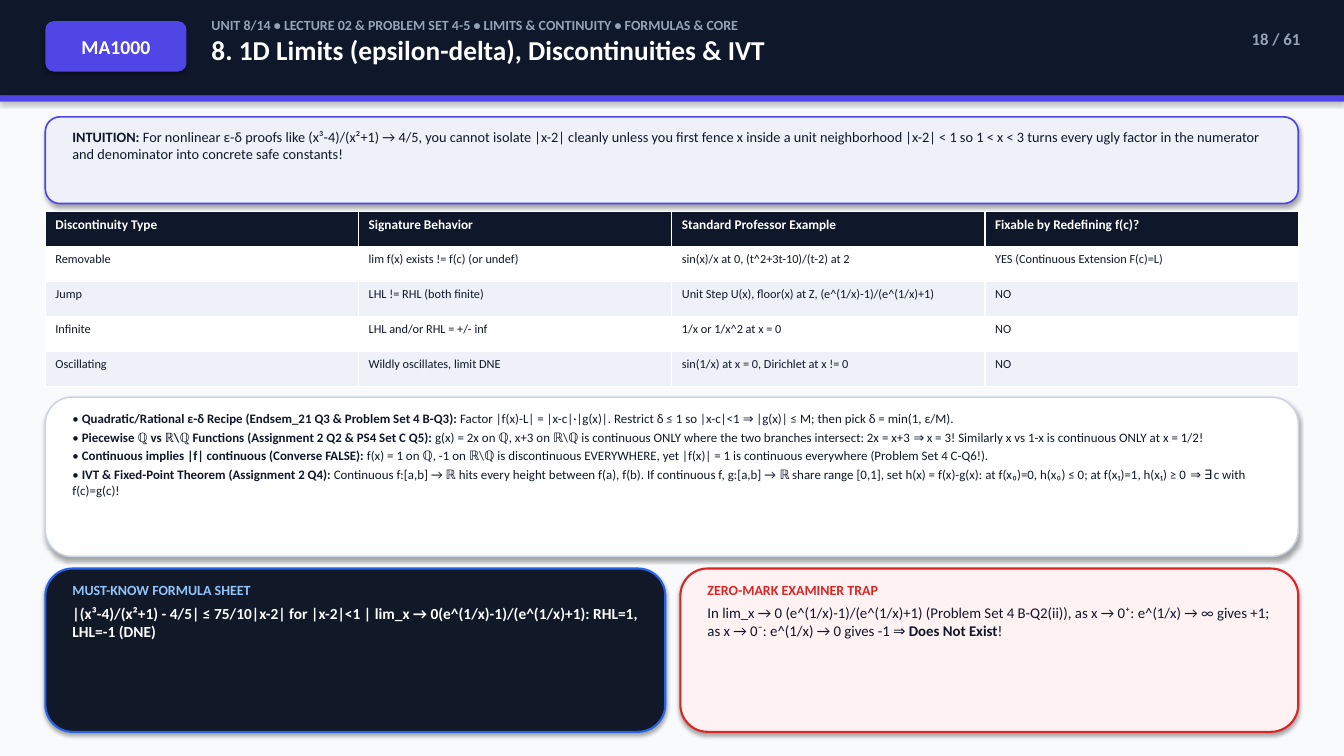
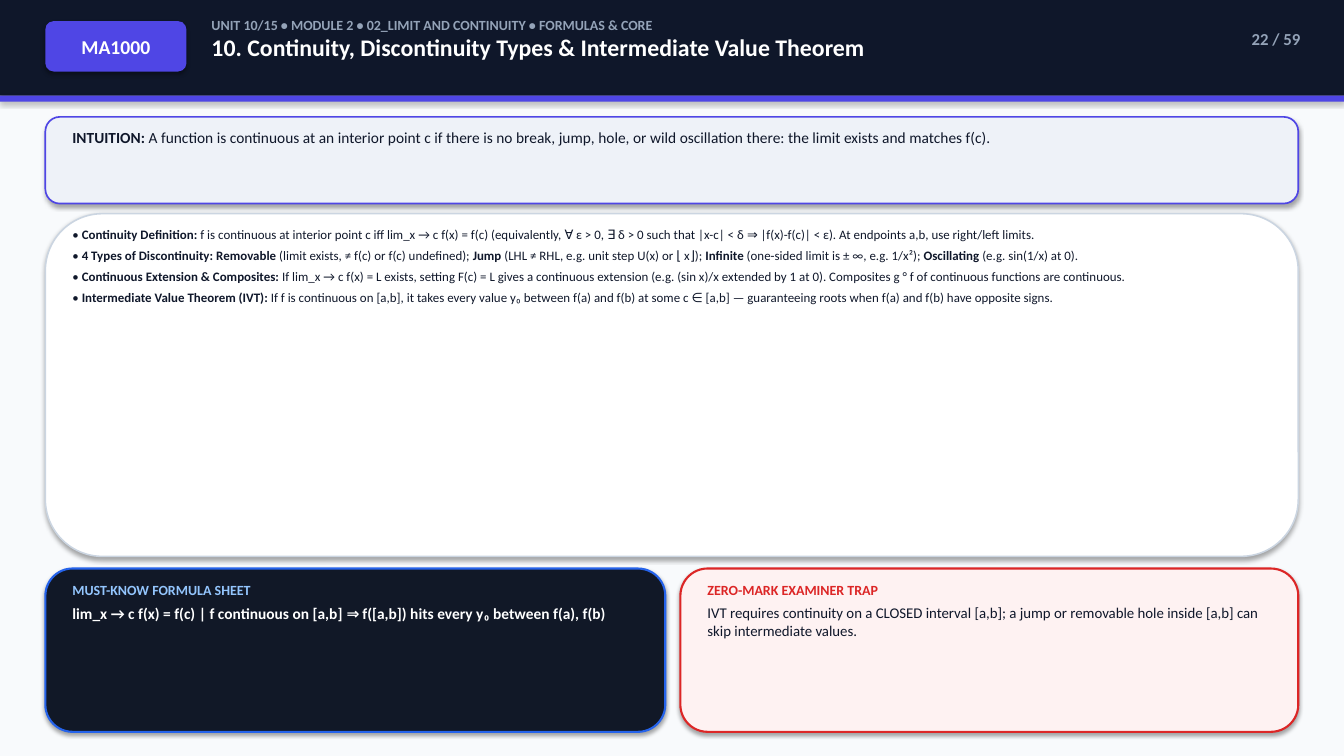
Before and after one commit to Sachitt-AV-08/iiitdm-sem1-study-hub, a slide deck: slide 22 of decks/MA1000_Calculus_Exam_Deck.pptx (slide 18 before the commit). Drawn at 1344x756 pixels with LibreOffice and Linux fonts; fonts in the diff are those of the drawing. Boxes give left, top, right and bottom in pixels: in the first picture for what was removed or moved away, otherwise in the second. Text is boxed around its words. In the diff, an @@ line names an element or a change of style, - is before the commit and + after.

```diff
--- a/decks/MA1000_Calculus_Exam_Deck.pptx
+++ b/decks/MA1000_Calculus_Exam_Deck.pptx
@@ text at box(211, 20, 864, 60): text changed; size 10 to 17 pt; text colour #94A3B8 to #FFFFFF @@
-UNIT 8/14 • LECTURE 02 & PROBLEM SET 4-5 • LIMITS & CONTINUITY • FORMULAS & CORE
-8. 1D Limits (epsilon-delta), Discontinuities & IVT
+UNIT 10/15 • MODULE 2 • 02_LIMIT AND CONTINUITY • FORMULAS & CORE
+10. Continuity, Discontinuity Types & Intermediate Value Theorem
@@ text at box(1252, 34, 1300, 45): text changed @@
-18 / 61
+22 / 59
@@ text at box(72, 132, 990, 146): text changed; size 10.2 to 11 pt @@
-INTUITION: For nonlinear ε-δ proofs like (x³-4)/(x²+1) → 4/5, you cannot isolate |x-2| cleanly unless you first fence x inside a unit neighborhood |x-2| < 1 so 1 < x < 3 turns every ugly factor in the numerator and denominator into concrete safe constants!
+INTUITION: A function is continuous at an interior point c if there is no break, jump, hole, or wild oscillation there: the limit exists and matches f(c).
@@ rounded rectangle: place and size @@
-rounded rectangle at box(45, 397, 1299, 557)
+rounded rectangle at box(45, 214, 1299, 557)
@@ table removed at box(45, 212, 1300, 387), 5 rows, 4 columns @@
-Discontinuity Type | Signature Behavior | Standard Professor Example | Fixable by Redefining f(c)?
-Removable | lim f(x) exists != f(c) (or undef) | sin(x)/x at 0, (t^2+3t-10)/(t-2) at 2 | YES (Continuous Extension F(c)=L)
-Jump | LHL != RHL (both finite) | Unit Step U(x), floor(x) at Z, (e^(1/x)-1)/(e^(1/x)+1) | NO
-Infinite | LHL and/or RHL = +/- inf | 1/x or 1/x^2 at x = 0 | NO
-Oscillating | Wildly oscillates, limit DNE | sin(1/x) at x = 0, Dirichlet at x != 0 | NO
@@ text added at box(82, 229, 1125, 305), 9.2 pt, text #0F172A @@
+• Continuity Definition: f is continuous at interior point c iff lim_x → c f(x) = f(c) (equivalently, ∀ ε > 0, ∃ δ > 0 such that |x-c| < δ ⇒ |f(x)-f(c)| < ε). At endpoints a,b, use right/left limits.
+• 4 Types of Discontinuity: Removable (limit exists, ≠ f(c) or f(c) undefined); Jump (LHL ≠ RHL, e.g. unit step U(x) or ⌊ x⌋); Infinite (one-sided limit is ± ∞, e.g. 1/x²); Oscillating (e.g. sin(1/x) at 0).
+• Continuous Extension & Composites: If lim_x → c f(x) = L exists, setting F(c) = L gives a continuous extension (e.g. (sin x)/x extended by 1 at 0). Composites g ° f of continuous functions are continuous.
+• Intermediate Value Theorem (IVT): If f is continuous on [a,b], it takes every value y₀ between f(a) and f(b) at some c ∈ [a,b] — guaranteeing roots when f(a) and f(b) have opposite signs.
@@ text removed at box(72, 413, 1245, 497) @@
-• Quadratic/Rational ε-δ Recipe (Endsem_21 Q3 & Problem Set 4 B-Q3): Factor |f(x)-L| = |x-c|·|g(x)|. Restrict δ ≤ 1 so |x-c|<1 ⇒ |g(x)| ≤ M; then pick δ = min(1, ε/M).
-• Piecewise ℚ vs ℝ\ℚ Functions (Assignment 2 Q2 & PS4 Set C Q5): g(x) = 2x on ℚ, x+3 on ℝ\ℚ is continuous ONLY where the two branches intersect: 2x = x+3 ⇒ x = 3! Similarly x vs 1-x is continuous ONLY at x = 1/2!
-• Continuous implies |f| continuous (Converse FALSE): f(x) = 1 on ℚ, -1 on ℝ\ℚ is discontinuous EVERYWHERE, yet |f(x)| = 1 is continuous everywhere (Problem Set 4 C-Q6!).
-• IVT & Fixed-Point Theorem (Assignment 2 Q4): Continuous f:[a,b] → ℝ hits every height between f(a), f(b). If continuous f, g:[a,b] → ℝ share range [0,1], set h(x) = f(x)-g(x): at f(x₀)=0, h(x₀) ≤ 0; at f(x₁)=1, h(x₁) ≥ 0 ⇒ ∃ c with f(c)=g(c)!
@@ text at box(72, 607, 606, 622): text changed @@
-|(x³-4)/(x²+1) - 4/5| ≤ 75/10|x-2| for |x-2|<1 | lim_x → 0(e^(1/x)-1)/(e^(1/x)+1): RHL=1, LHL=-1 (DNE)
+lim_x → c f(x) = f(c) | f continuous on [a,b] ⇒ f([a,b]) hits every y₀ between f(a), f(b)
@@ text at box(707, 607, 1258, 639): text changed @@
-In lim_x → 0 (e^(1/x)-1)/(e^(1/x)+1) (Problem Set 4 B-Q2(ii)), as x → 0⁺: e^(1/x) → ∞ gives +1; as x → 0⁻: e^(1/x) → 0 gives -1 ⇒ Does Not Exist!
+IVT requires continuity on a CLOSED interval [a,b]; a jump or removable hole inside [a,b] can skip intermediate values.
```
Also in this commit, not shown: 55 other slides changed, 3 slides added, 5 slides removed, 34 other files.
